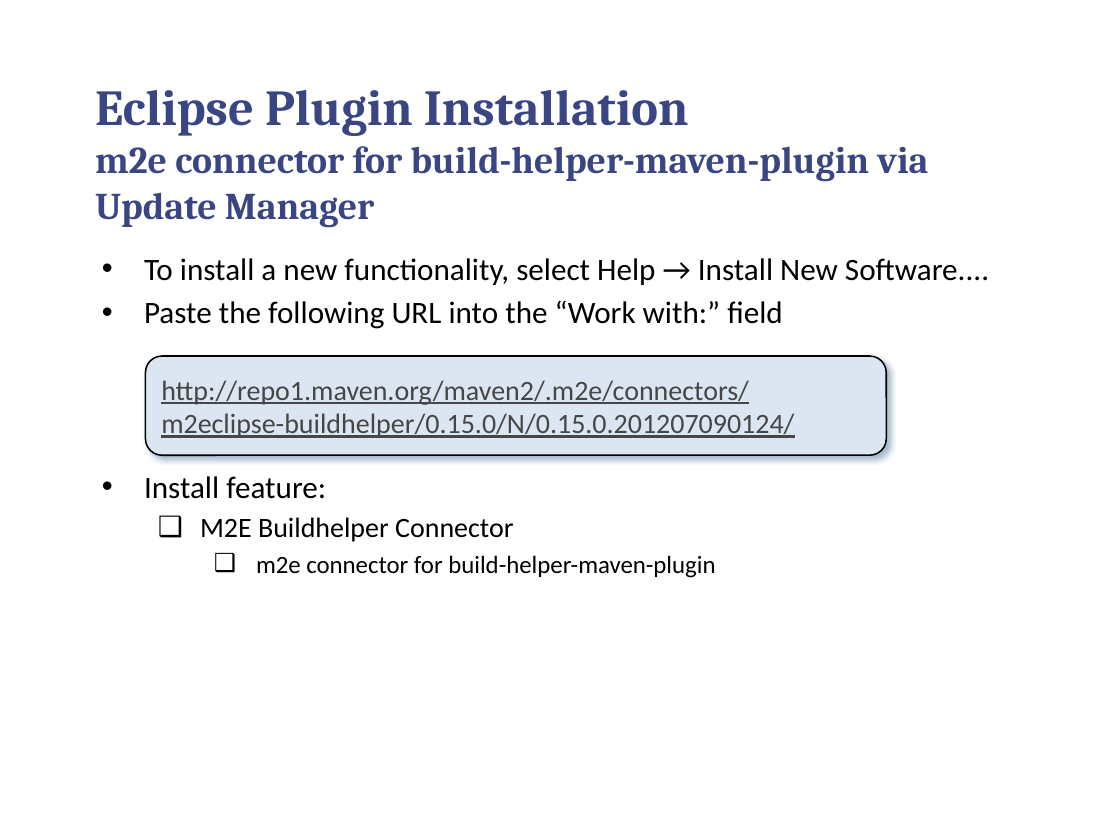
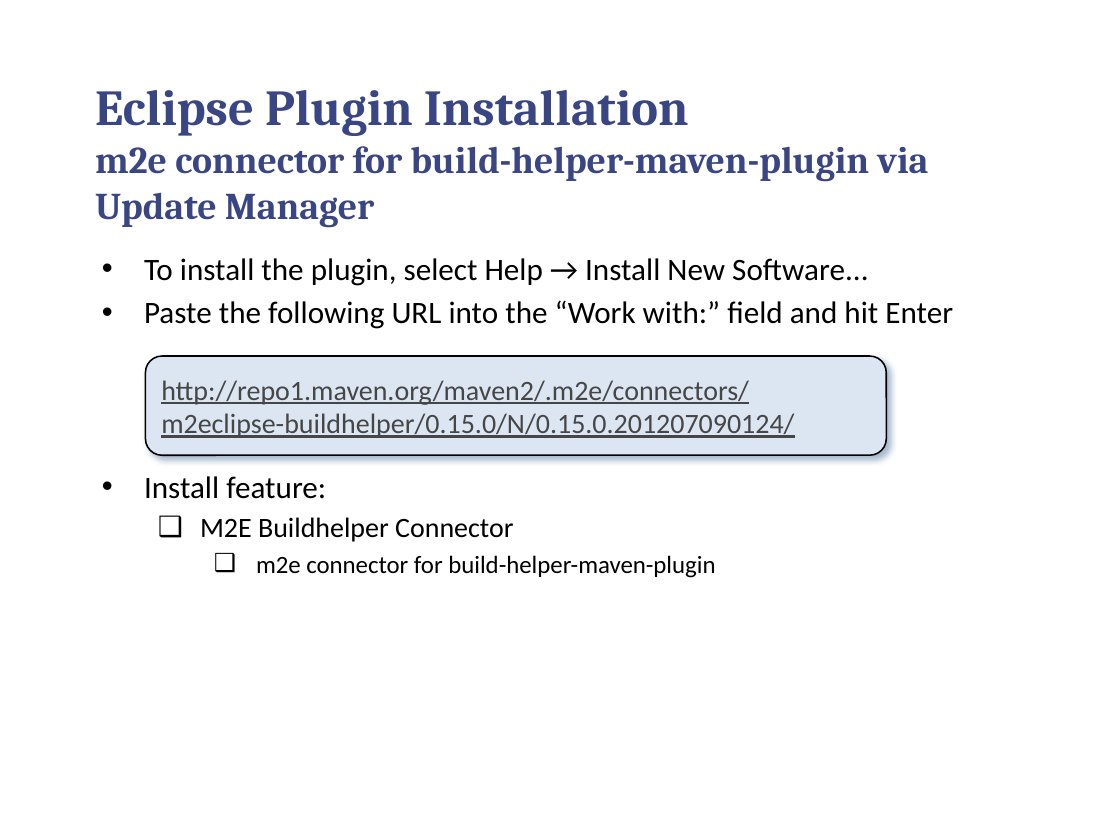
Before and after one commit to callistaenterprise/groovy-tdd-cadec, a slide deck: slide 9 of docs/groovy-tdd-installation.pptx (slide 11 before the commit). Drawn at 1120x840 pixels with LibreOffice and Linux fonts; fonts in the diff are those of the drawing; background and template pictures are left out. Boxes give left, top, right and bottom in pixels: in the first picture for what was removed or moved away, otherwise in the second. Text is boxed around its words. In the diff, an @@ line names an element or a change of style, - is before the commit and + after.

Commit message:
Updated installation instructions.

```diff
--- a/docs/groovy-tdd-installation.pptx
+++ b/docs/groovy-tdd-installation.pptx
@@ text at (144,258,953,329): text changed @@
-• To install a new functionality, select Help → Install New Software....
-• Paste the following URL into the “Work with:” field
+• To install the plugin, select Help → Install New Software...
+• Paste the following URL into the “Work with:” field and hit Enter
```
Also in this commit, not shown: 2 other slides changed, 1 slide added, 4 slides removed, 1 other file.
